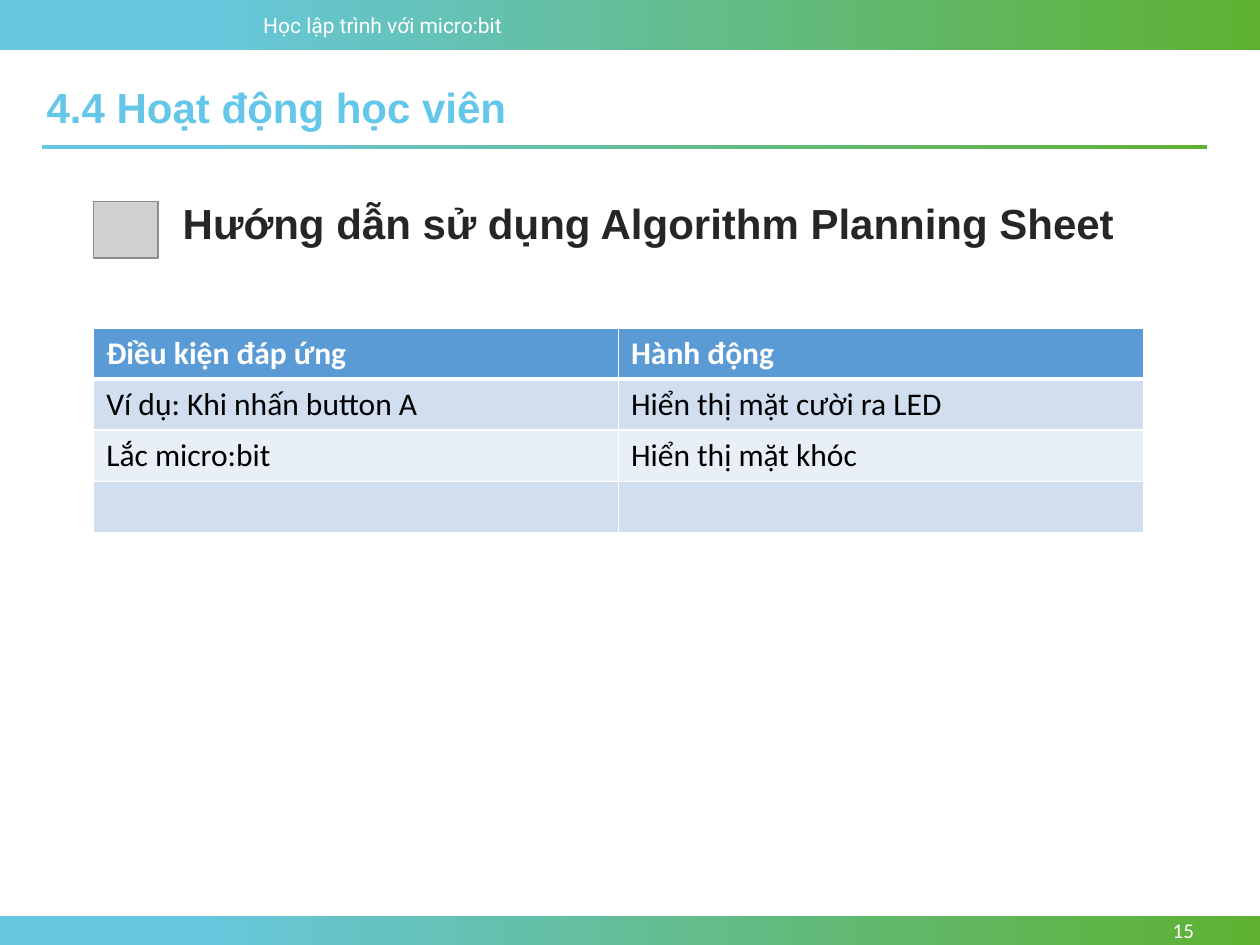
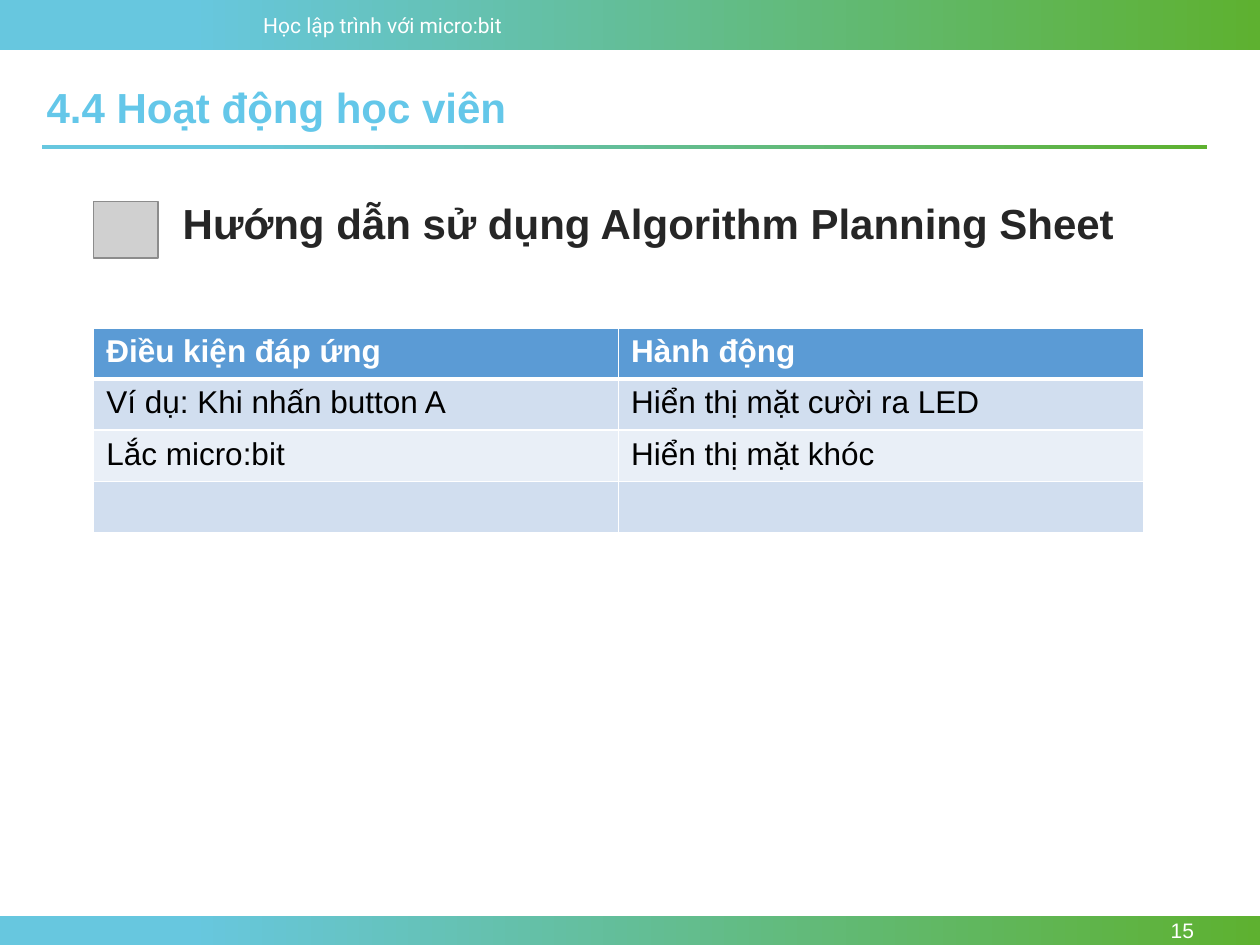
Before and after one commit to nhannn87dn/Learn-microbit, a slide deck: slide 15 of Lessions/Bai-04-Conditions-and-Logic/4.Conditional-and-Boolean.pptx. Drawn at 1260x945 pixels with LibreOffice and Linux fonts; fonts in the diff are those of the drawing; grey boxes stand for pictures; background and template pictures are left out. Boxes give left, top, right and bottom in pixels: in the first picture for what was removed or moved away, otherwise in the second. Text is boxed around its words. In the diff, an @@ line names an element or a change of style, - is before the commit and + after.

```diff
--- a/Lessions/Bai-04-Conditions-and-Logic/4.Conditional-and-Boolean.pptx
+++ b/Lessions/Bai-04-Conditions-and-Logic/4.Conditional-and-Boolean.pptx
@@ table at (x1=93, y1=328, x2=1144, y2=532) @@
@@ font Calibri to Arial @@
@@ page number at (x1=1171, y1=923, x2=1194, y2=938): font Calibri to Arial @@
```
Also in this commit, not shown: 9 other slides changed, 2 other files.
